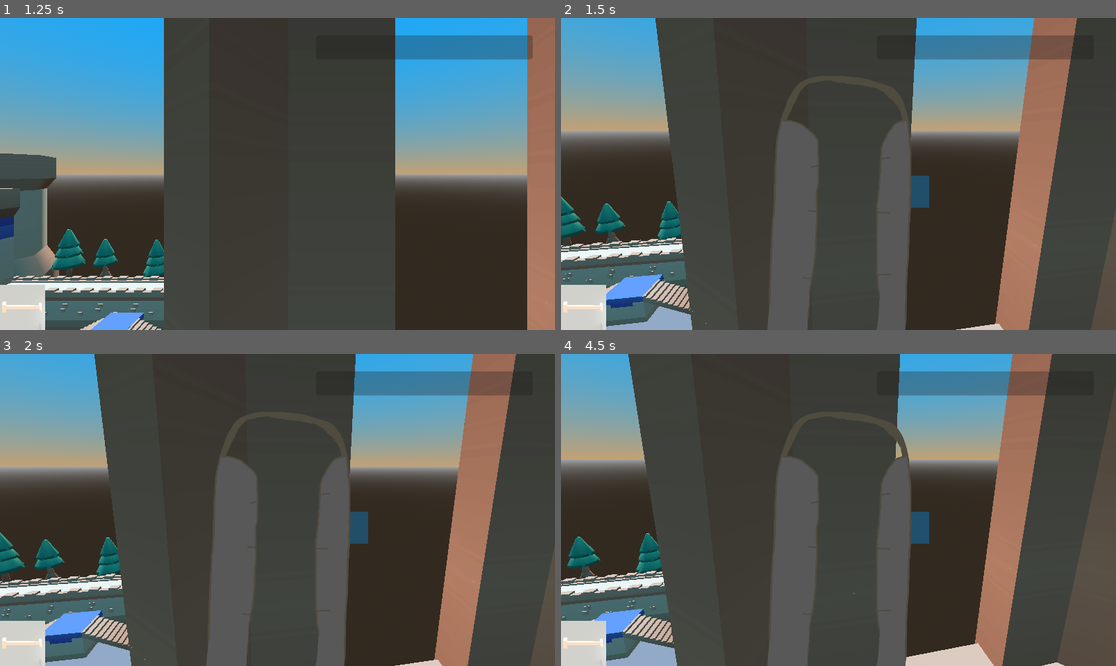
Above: before the commit, frames 1-4 (two rows, left to right).
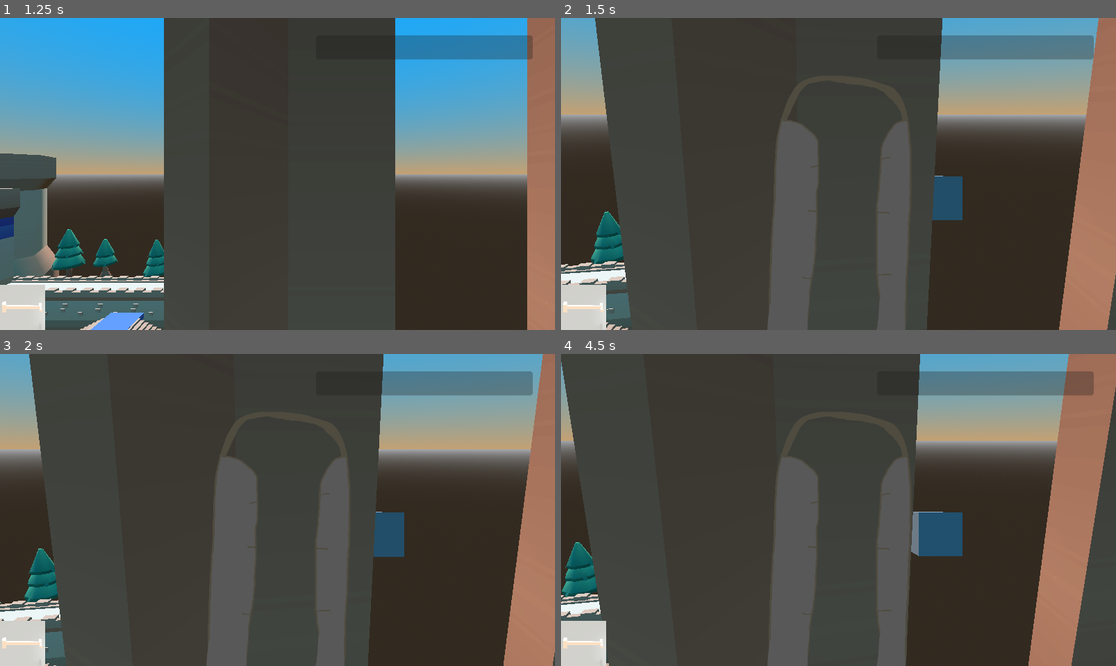
Above: after the commit, the same moments.

Repository: CodeyWinslow/brackeys_2025_1
Game: Godot game, scene res://scenes/start_scene.tscn
The game is run twice, just before and just after one commit, with the same random seed, the same clock (stepped at 60 frames per second) and the same inputs.
Inputs (mouse positions are in pixels of both pictures, inside the frame that each line leads up to):
- Up to frame 1 (1.25 s): click "Play" at 0.5 s
- Up to frame 2 (1.5 s): tap Enter at 1.25 s; move the mouse to (866, 174) at 1.27 s; hold Up from 1.28 s (still down); hold Right mouse button (zoom) from 1.28 s (still down)
- Up to frame 3 (2 s): keep holding Up; keep holding Right mouse button (zoom); tap Mouse wheel up (zoom_in, bound only after the commit) at 1.55 s
- Up to frame 4 (4.5 s): keep holding Up; tap Space at 2, 3.5 s; move the mouse to (810, 510) at 2.02 s; release Right mouse button (zoom) at 2.03 s; tap Mouse wheel up (zoom_in, bound only after the commit) at 2.1, 3.8 s; tap Mouse wheel down (zoom_out, bound only after the commit) at 2.3 s; tap Enter at 2.75, 4.25 s; move the mouse to (849, 503) at 2.77 s; hold Mouse wheel down (zoom_out, bound only after the commit) 2.78-3.53 s; right-click (849, 503) at 3.05 s; move the mouse to (832, 516) at 3.52 s; click (832, 516) at 3.6 s; move the mouse to (877, 513) at 4.27 s; hold Right mouse button (zoom) from 4.28 s (still down)

Frame 1 is identical in both runs. In frame 2, 41% of the frame differs, in the area x 0-100%, y 0-100%; in frame 3, 42%; in frame 4, 39%.

Commit message:
Added zooming to the crossbow

Diff:
--- a/godot/brackeyssnipergame/project.godot
+++ b/godot/brackeyssnipergame/project.godot
@@ -43,6 +43,16 @@
 "events": [Object(InputEventKey,"resource_local_to_scene":false,"resource_name":"","device":-1,"window_id":0,"alt_press …(195 unchanged characters)…
 ]
 }
+zoom_in={
+"deadzone": 0.5,
+"events": [Object(InputEventMouseButton,"resource_local_to_scene":false,"resource_name":"","device":-1,"window_id":0,"alt_pressed":false,"shift_pressed":false,"ctrl_pressed":false,"meta_pressed":false,"button_mask":8,"position":Vector2(60, 16),"global_position":Vector2(69, 62),"factor":1.0,"button_index":4,"canceled":false,"pressed":true,"double_click":false,"script":null)
+]
+}
+zoom_out={
+"deadzone": 0.5,
+"events": [Object(InputEventMouseButton,"resource_local_to_scene":false,"resource_name":"","device":-1,"window_id":0,"alt_pressed":false,"shift_pressed":false,"ctrl_pressed":false,"meta_pressed":false,"button_mask":16,"position":Vector2(219, 12),"global_position":Vector2(228, 58),"factor":1.0,"button_index":5,"canceled":false,"pressed":true,"double_click":false,"script":null)
+]
+}
 
 [rendering]
 
--- a/godot/brackeyssnipergame/scripts/player.gd
+++ b/godot/brackeyssnipergame/scripts/player.gd
@@ -7,11 +7,19 @@
 
 signal zoom_state_changed(is_zoomed: bool)
 
+var zoom_enabled = false
+var target_fov : float = 60.0  # Default zoom level
+
 # rotation limits (in degrees)
 var min_pitch = -80
 var max_pitch = 80
 var min_yaw = -90
 var max_yaw = 90
+
+#zoom:
+var zoom_speed : float = 5.0  # Speed of zoom
+var min_fov : float = 30.0    # Minimum zoom (field of view)
+var max_fov : float = target_fov    # Maximum zoom (field of view)
 
 # Called when the node enters the scene tree for the first time.
 func _ready() -> void:
@@ -33,7 +41,27 @@
 		new_pitch_rotation = clamp(new_pitch_rotation, min_pitch, max_pitch)
 		camera.rotation_degrees.x = new_pitch_rotation
 
+	if event.is_action_pressed("zoom_in"):
+		if zoom_enabled:
+			# Zoom in (decrease FOV)
+			target_fov = max(target_fov - zoom_speed, min_fov)
+
+	if event.is_action_pressed("zoom_out"):
+		if zoom_enabled:
+			# Zoom out (increase FOV)
+			target_fov = min(target_fov + zoom_speed, max_fov)
+
+	# Smoothly transition FOV
+	camera.fov = lerp(camera.fov, target_fov, 0.1)  # Smooth transition (adjust the lerp speed)
+
 	if event.is_action_pressed("zoom"):
+		print("Zoom pressed")
+		zoom_enabled = true
 		zoom_state_changed.emit(true)
+		target_fov = max_fov - 10
+		camera.fov = target_fov
 	elif event.is_action_released("zoom"):
+		zoom_enabled = false
 		zoom_state_changed.emit(false)
+		target_fov = max_fov
+		camera.fov = target_fov
